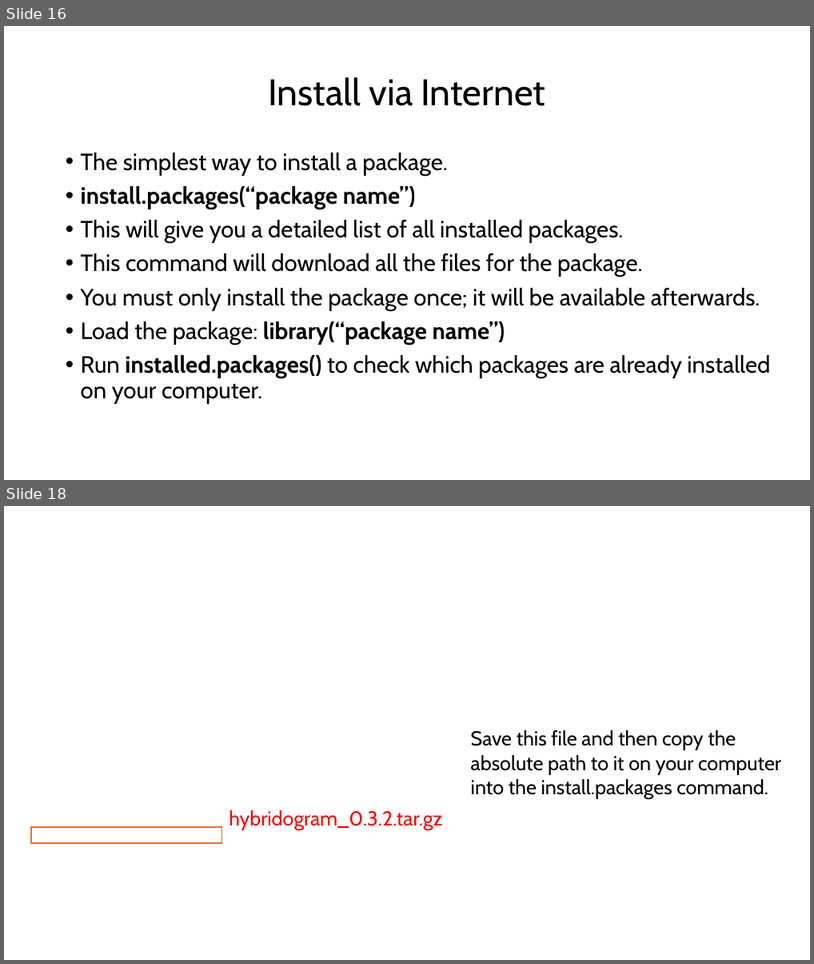
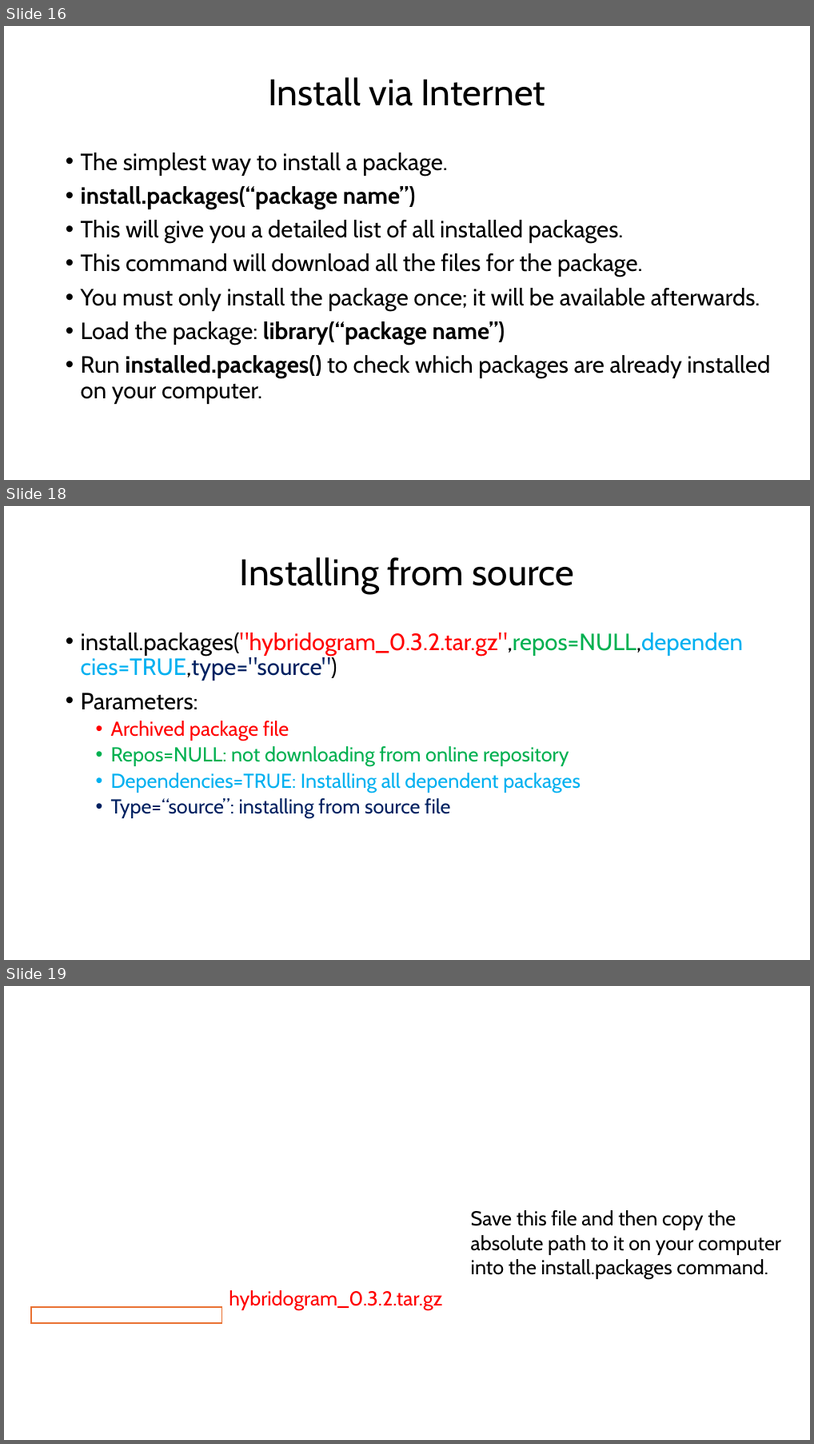
Before and after one commit to csmatyi/crs2025, a slide deck: CRS2025_R_workshop.pptx. Shown one above the other, each under a label of ours: slides 16 and 18 before the commit, slides 16, 18 and 19 after it; the slides between them are not shown. The pictures are 814x964 and 814x1444 pixels, drawn with LibreOffice and Linux fonts; fonts in the diff are those of the drawing; background and template pictures are left out. Boxes give left, top, right and bottom in pixels: in the first picture for what was removed or moved away, otherwise in the second. Text is boxed around its words. In the diff, an @@ line names an element or a change of style, - is before the commit and + after.

```diff
--- a/CRS2025_R_workshop.pptx
+++ b/CRS2025_R_workshop.pptx
@@ slide 18 added at (4,506,810,960), background #FFFFFF @@
@@ title added at (240,557,574,594), 44 pt, text #000000 @@
+Installing from source
@@ text added at (81,632,743,819), 24 pt, text #00B0F0 @@
+• install.packages("hybridogram_0.3.2.tar.gz",repos=NULL,dependencies=TRUE,type="source")
+• Parameters:
+  • Archived package file
+  • Repos=NULL: not downloading from online repository
+  • Dependencies=TRUE: Installing all dependent packages
+  • Type=“source”: installing from source file
@@ what was slide 18 is now slide 19 @@
```
Also in this commit, not shown: 1 slide changed, 1 other file.
